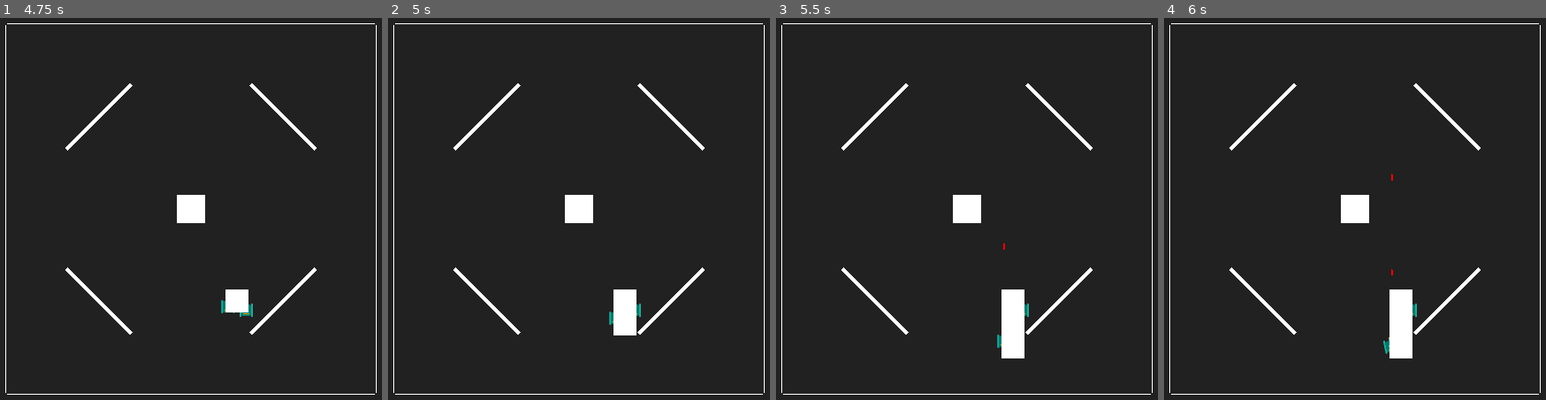
Above: before the commit, frames 1-4 (left to right).
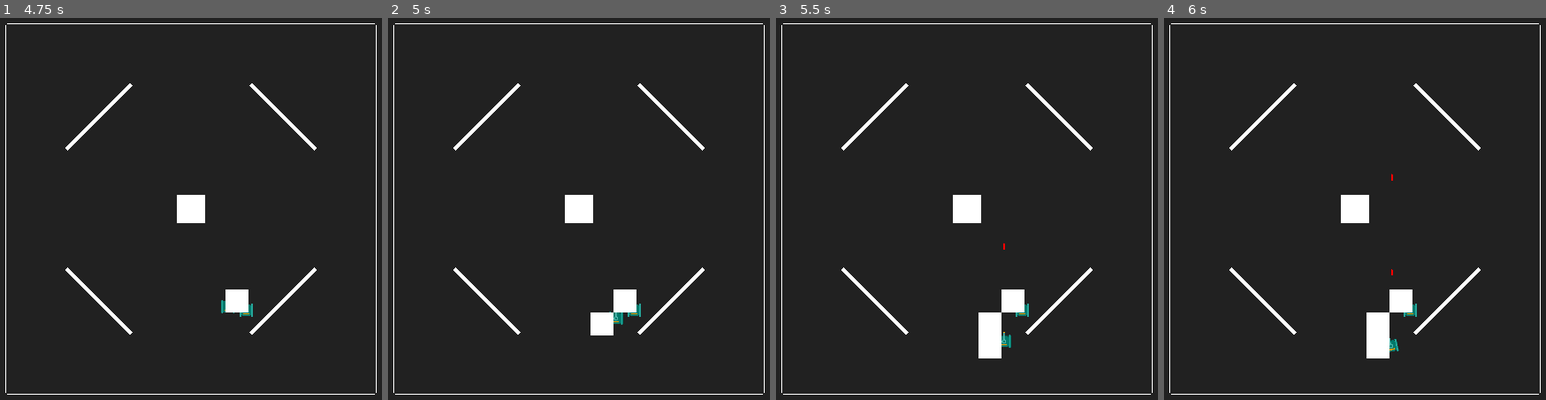
Above: after the commit, the same moments.

Repository: ashmeet28/battletanks
Game: Godot game, scene res://arena.tscn
Two runs of this game, one before a commit and one after it. Both use one fixed random seed, a clock stepped at 60 frames per second and the inputs below.
Inputs:
- Up to frame 1 (4.75 s): tap Enter at 0.5, 2, 4.25 s; hold W (tank_move_forward) 0.53-1.28 s; hold Space (tank_fire) 0.53-1.28 s; hold S (tank_move_backwards) 1.28-2.03 s; tap A (tank_turn_anticlockwise) at 1.35 s; hold D (tank_turn_clockwise) 2.03-2.78 s; hold W (tank_move_forward) 2.03-3.53 s; tap Space (tank_fire) at 2.75, 2.85 s; hold A (tank_turn_anticlockwise) 3.53-4.28 s; hold S (tank_move_backwards) from 3.53 s (still down); tap D (tank_turn_clockwise) at 4.35 s
- Up to frame 2 (5 s): keep holding S (tank_move_backwards)
- Up to frame 3 (5.5 s): keep holding S (tank_move_backwards); hold Space (tank_fire) from 5.03 s (still down)
- Up to frame 4 (6 s): release S (tank_move_backwards) at 5.78 s; release Space (tank_fire) at 5.78 s; hold W (tank_move_forward) from 5.78 s (still down); tap A (tank_turn_anticlockwise) at 5.85 s

Frame 1 is identical in both runs. In frame 2, 0.7% of the frame differs, in the area x 53-66%, y 77-84%; in frame 3, 1.4%, in the area x 53-66%, y 77-90%; in frame 4, 1.4%.

Commit message:
Astar working properly now

Diff:
--- a/arena.gd
+++ b/arena.gd
@@ -27,13 +27,6 @@
 					#p.queue_free()
 					#break
 
-#func tank_path_points_get_invalid_point_indexes(p):
-	#var invalid_p = []
-		#for i in range(p.size()):
-			#if p[i][1] == 0:
-				#invalid_p.append(i)
-	#return invalid_p
-
 var ptank
 var btank
 
@@ -51,14 +44,15 @@
 	add_child(instance2)
 
 func _process(_delta):
-	var astar = ArenaGlobalVariables.bot_tank_astar
-	var p1 = astar.get_closest_point(btank.position)
-	var p2 = astar.get_closest_point(ptank.position)
-	var p_list = astar.get_id_path(p1, p2)
+	var p1 = ArenaGlobalVariables.bot_tank_astar.get_closest_point(btank.position)
+	var p2 = ArenaGlobalVariables.bot_tank_astar.get_closest_point(ptank.position)
+	var p_list = ArenaGlobalVariables.bot_tank_astar.get_id_path(p1, p2)
 	for p in get_tree().get_nodes_in_group("point_validators"):
 		p.queue_free()
 
 	for i in p_list:
 		var instance = preload("res://tank_point_validator.tscn").instantiate()
-		instance.position = astar.get_point_position(i)
+		instance.position = ArenaGlobalVariables.bot_tank_astar.get_point_position(i)
+		instance.validator_id = i
 		add_child(instance)
+		#print(p_list)
--- a/arena_global_variables.gd
+++ b/arena_global_variables.gd
@@ -1,32 +1,36 @@
 extends Node
 
-var bot_tank_invalid_path_points = [0, 1, 2, 3, 4, 5, 6, 7, 8, 9, 10, 11, 12, 13, 14, 15, 16, 17, 33, 34, 50, 51, 55, 56, 62, 63, 67, 68, 71, 72, 73, 79, 80, 81, 84, 85, 88, 89, 97, 98, 101, 102, 118, 119, 126, 127, 128, 135, 136, 143, 144, 145, 152, 153, 160, 161, 162, 169, 170, 186, 187, 190, 191, 199, 200, 203, 204, 207, 208, 209, 215, 216, 217, 220, 221, 225, 226, 232, 233, 237, 238, 254, 255, 271, 272, 273, 274, 275, 276, 277, 278, 279, 280, 281, 282, 283, 284, 285, 286, 287, 288]
 
 var bot_tank_astar
 
 func init_bot_tank_astar():
-	var bot_tank_path_points = []
+	var bot_tank_invalid_path_points = [0, 1, 2, 3, 4, 5, 6, 7, 8, 9, 10, 11, 12, 13, 14, 15, 16, 17, 33, 34, 50, 51, 55, 56, 62, 63, 67, 68, 71, 72, 73, 79, 80, 81, 84, 85, 88, 89, 97, 98, 101, 102, 118, 119, 126, 127, 128, 135, 136, 143, 144, 145, 152, 153, 160, 161, 162, 169, 170, 186, 187, 190, 191, 199, 200, 203, 204, 207, 208, 209, 215, 216, 217, 220, 221, 225, 226, 232, 233, 237, 238, 254, 255, 271, 272, 273, 274, 275, 276, 277, 278, 279, 280, 281, 282, 283, 284, 285, 286, 287, 288]
+	var bot_tank_manual_invalid_path_points = [39,40,57,87,104,105,61,44,45,99,116,115,183,184,201,231,248,249,172,173,189,227,244,243]
+
+	bot_tank_astar = AStar2D.new()
 	var sl = 250
 	for y in range(17):
 		for x in range(17):
-			if bot_tank_invalid_path_points.find((y * 17)+x) == -1:
-				bot_tank_path_points.append([(x*sl)-2000,(y*sl)-2000])
+			var i = (y * 17) + x
+			bot_tank_astar.add_point(i, Vector2((x*sl)-2000, (y*sl)-2000))
 
-	bot_tank_astar = AStar2D.new()
-	for i in range(bot_tank_path_points.size()):
-		bot_tank_astar.add_point(i, Vector2(bot_tank_path_points[i][0], bot_tank_path_points[i][1]))
+	for i in bot_tank_invalid_path_points:
+		bot_tank_astar.remove_point(i)
+
+	for i in bot_tank_manual_invalid_path_points:
+		bot_tank_astar.remove_point(i)
 
 	var connection_offsets = [
 		[-sl, -sl], [0, -sl], [sl, -sl],
 		[-sl, 0], [sl, 0],
 		[-sl, sl], [0, sl], [sl, sl]]
 
-	for i in range(bot_tank_path_points.size()):
-		var p1 = bot_tank_path_points[i]
-		for j in range(bot_tank_path_points.size()):
-			var p2 = bot_tank_path_points[j]
+	for i in bot_tank_astar.get_point_ids():
+		var p1 = bot_tank_astar.get_point_position(i)
+		for j in bot_tank_astar.get_point_ids():
+			var p2 = bot_tank_astar.get_point_position(j)
 			for c_offset in connection_offsets:
-				if c_offset[0] + p1[0] == p2[0] && c_offset[1] + p1[1] == p2[1]:
+				if c_offset[0] + p1.x == p2.x && c_offset[1] + p1.y == p2.y:
 					bot_tank_astar.connect_points(i, j)
 
 func _ready():
